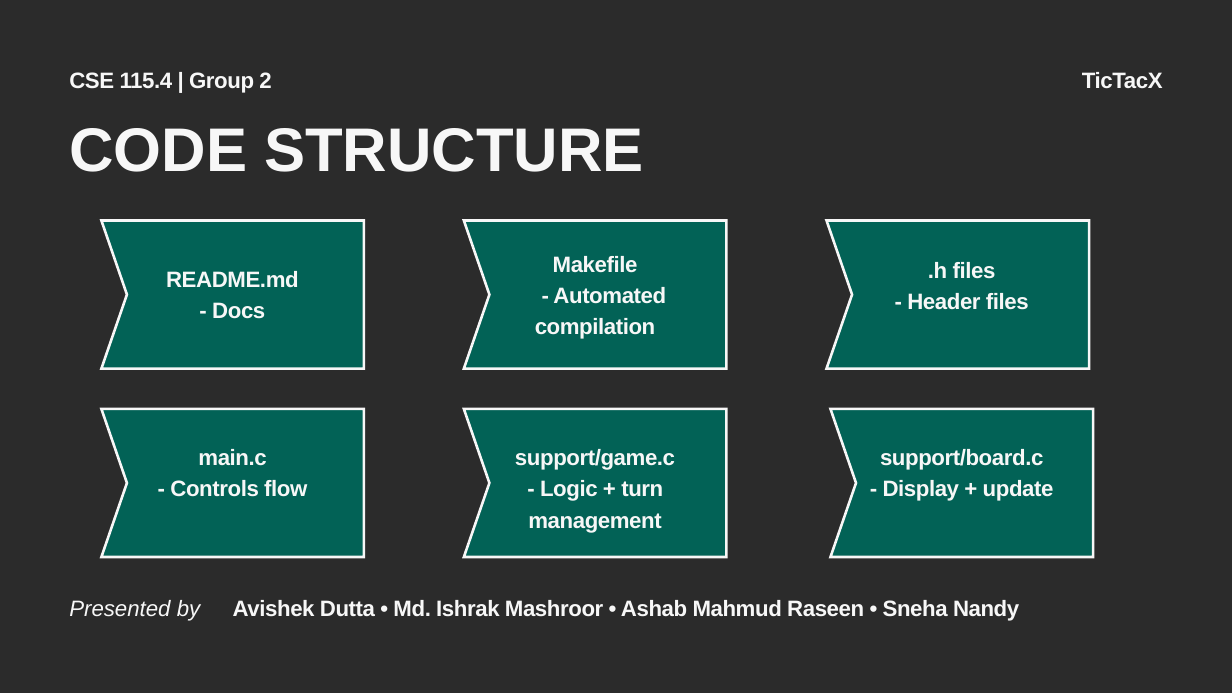
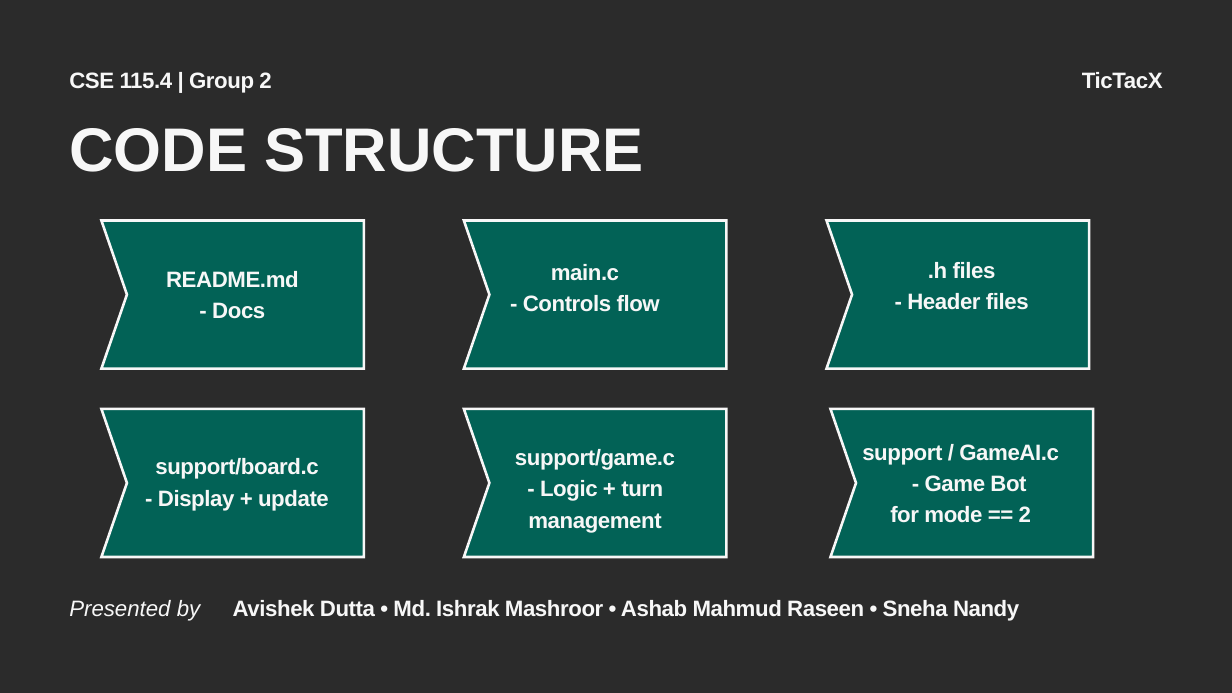
Before and after one commit to tyroruyk/tictacx, a slide deck: slide 7 of others/TicTacX.pptx. Drawn at 1232x693 pixels with LibreOffice and Linux fonts; fonts in the diff are those of the drawing; background and template pictures are left out; a plain dark background stands for a picture behind light text. Boxes give left, top, right and bottom in pixels: in the first picture for what was removed or moved away, otherwise in the second. Text is boxed around its words. In the diff, an @@ line names an element or a change of style, - is before the commit and + after.

```diff
--- a/others/TicTacX.pptx
+++ b/others/TicTacX.pptx
@@ text "main.c": place and size @@
-text "main.c" at (170, 449, 307, 497)
+text "main.c" at (523, 264, 660, 312)
@@ text removed at (535, 256, 666, 339) @@
-Makefile
-- Automated compilation
@@ text "support/board.c": place and size @@
-text "support/board.c" at (880, 449, 1054, 501)
+text "support/board.c" at (155, 458, 329, 511)
@@ text added at (862, 444, 1059, 523), 26 pt, text #F7F7F7, bold @@
+support / GameAI.c
+- Game Bot
+for mode == 2
```
Also in this commit, not shown: 2 other slides changed, 1 other file.
